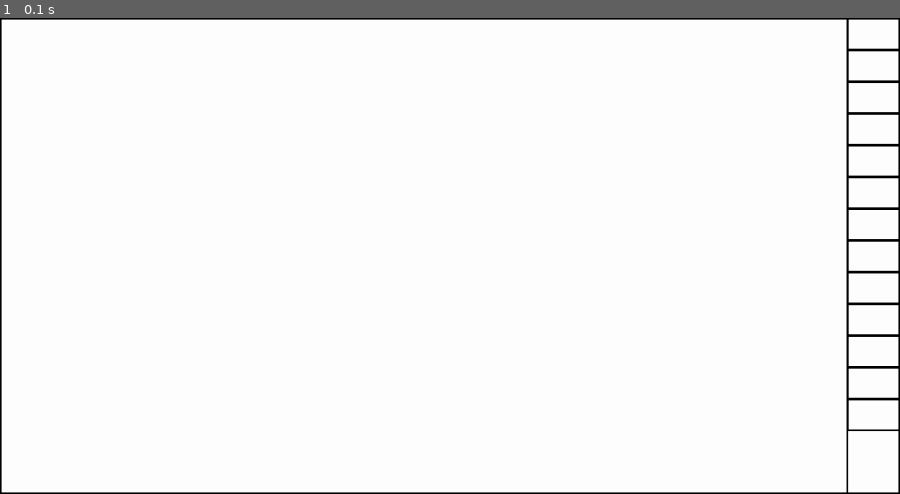
Above: before the commit, frame 1.
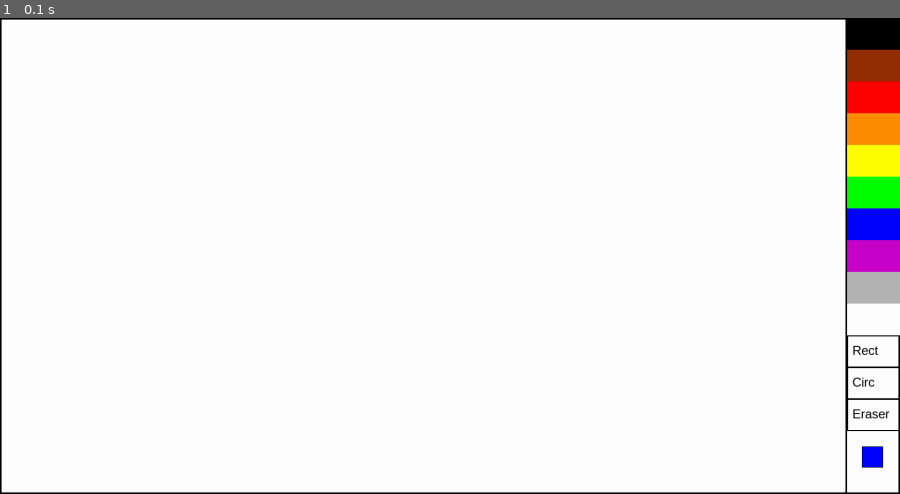
Above: after the commit, the same moment.

Repository: KanagatS/Codes
Game: pygame game, started from Pygame/Codes and tries TSIS9/Paint clone/TSIS9.py
The game is run twice, just before and just after one commit, with the same random seed, the same clock (stepped at 60 frames per second) and the same inputs.
Inputs:
- Up to frame 1 (0.1 s): no input

The runs differ from the first frame. In frame 1, 4.2% of the frame differs, in the area x 93-100%, y 0-100%.

Commit message:
snake menu upd

Diff:
--- a/Pygame/Codes and tries TSIS9/Paint clone/Ernur's paint.py
+++ b/Pygame/Codes and tries TSIS9/Paint clone/Ernur's paint.py
@@ -0,0 +1,71 @@
+import pygame
+
+pygame.init()
+
+BLUE = (0, 0, 255)
+GREEN = (0, 255, 0)
+RED = (255, 0, 0)
+BLACK = (0, 0, 0)
+width = 500
+height = 500
+
+screen = pygame.display.set_mode((width, height))
+
+isPressed = False
+prevPoint = (0, 0)
+curPoint = (0, 0)
+
+
+def drawRectangle(surface, color, x, y, w, h):
+    pygame.draw.rect(surface, color, [x, y, w, h], 5)
+
+
+def drawCircle(surface, color, x, y):
+    pygame.draw.circle(surface, color, (x, y), 30, 3)
+
+
+def drawLine(surface, color, startPos, endPos):
+    pygame.draw.line(surface, color, startPos, endPos, 2)
+
+
+def erase(surface, x, y):
+    pygame.draw.circle(surface, BLACK, (x, y), 40)
+
+
+# 0 - pencil, 1 - rectangle, 2 - circle, 3 - eraser
+currentTool = 0
+toolCount = 4
+
+current_color = 0
+colors = (BLUE, GREEN, RED)
+
+done = False
+while not done:
+    for event in pygame.event.get():
+        if event.type == pygame.KEYDOWN:
+            if event.key == pygame.K_n:
+                currentTool = (currentTool + 1) % toolCount
+            elif event.key == pygame.K_c:
+                current_color = (current_color + 1) % len(colors)
+        if event.type == pygame.MOUSEBUTTONDOWN:
+            isPressed = True
+            prevPoint = pygame.mouse.get_pos()
+        elif event.type == pygame.MOUSEBUTTONUP:
+            isPressed = False
+        elif event.type == pygame.MOUSEMOTION and isPressed == True:
+            prevPoint = curPoint
+            curPoint = pygame.mouse.get_pos()
+        elif event.type == pygame.QUIT:
+            done = True
+
+    if currentTool == 0:
+        drawLine(screen, colors[current_color], prevPoint, curPoint)
+    elif currentTool == 1:
+        drawRectangle(screen, colors[current_color],
+                      curPoint[0], curPoint[1], 100, 100)
+    elif currentTool == 2:
+        drawCircle(screen, colors[current_color], *curPoint)
+    elif currentTool == 3:
+        erase(screen, *curPoint)
+
+    pygame.display.flip()
--- a/Pygame/Codes and tries TSIS9/Paint clone/TSIS9.py
+++ b/Pygame/Codes and tries TSIS9/Paint clone/TSIS9.py
@@ -18,8 +18,7 @@
 GREY = (180, 180, 180)
 WHITE = (255, 255, 255)
 
-
-FONT = pygame.font.SysFont('Arial', 30)
+FONT = pygame.font.SysFont('Arial', 24)
 
 
 def draw_circle():
@@ -30,23 +29,8 @@
     pass
 
 
-def color_picking(click):
+def buttons_click(click, colors):
     COLOR = None
-
-    black = pygame.Rect(1600, 0, 100, 60)
-    brown = pygame.Rect(1600, 60, 100, 60)
-    red = pygame.Rect(1600, 120, 100, 60)
-    orange = pygame.Rect(1600, 180, 100, 60)
-    yellow = pygame.Rect(1600, 240, 100, 60)
-    green = pygame.Rect(1600, 300, 100, 60)
-    blue = pygame.Rect(1600, 360, 100, 60)
-    purple = pygame.Rect(1600, 420, 100, 60)
-    grey = pygame.Rect(1600, 480, 100, 60)
-    white = pygame.Rect(1600, 540, 100, 60)
-
-    rectangle = pygame.Rect(1600, 600, 100, 60)
-    circle = pygame.Rect(1600, 660, 100, 60)
-    eraser = pygame.Rect(1600, 720, 100, 60)
 
     mx, my = pygame.mouse.get_pos()
 
@@ -72,6 +56,7 @@
         COLOR = GREY
     elif white.collidepoint((mx, my)) and click:
         COLOR = WHITE
+
     elif rectangle.collidepoint((mx, my)) and click:
         draw_rect()
     elif circle.collidepoint((mx, my)) and click:
@@ -83,20 +68,72 @@
         print(COLOR)
 
 
-def draw_menu(open):
+def color_buttons():
+    black = pygame.Rect(1600, 0, 100, 60)
+    brown = pygame.Rect(1600, 60, 100, 60)
+    red = pygame.Rect(1600, 120, 100, 60)
+    orange = pygame.Rect(1600, 180, 100, 60)
+    yellow = pygame.Rect(1600, 240, 100, 60)
+    green = pygame.Rect(1600, 300, 100, 60)
+    blue = pygame.Rect(1600, 360, 100, 60)
+    purple = pygame.Rect(1600, 420, 100, 60)
+    grey = pygame.Rect(1600, 480, 100, 60)
+    white = pygame.Rect(1600, 540, 100, 60)
+
+    rectangle = pygame.Rect(1600, 600, 100, 60)
+    circle = pygame.Rect(1600, 660, 100, 60)
+    eraser = pygame.Rect(1600, 720, 100, 60)
+
+    pygame.draw.rect(WIN, BLACK, black)
+    pygame.draw.rect(WIN, BROWN, brown)
+    pygame.draw.rect(WIN, RED, red)
+    pygame.draw.rect(WIN, ORANGE, orange)
+    pygame.draw.rect(WIN, YELLOW, yellow)
+    pygame.draw.rect(WIN, GREEN, green)
+    pygame.draw.rect(WIN, BLUE, blue)
+    pygame.draw.rect(WIN, PURPLE, purple)
+    pygame.draw.rect(WIN, GREY, grey)
+    pygame.draw.rect(WIN, WHITE, white)
+
+    WIN.blit(FONT.render('Rect', True, BLACK), (1610, 615))
+    WIN.blit(FONT.render('Circ', True, BLACK), (1610, 675))
+    WIN.blit(FONT.render('Eraser', True, BLACK), (1610, 735))
+
+    pygame.draw.rect(WIN, BLUE, [1629, 811, 38, 38])
+
+
+def draw_menu(clear):
     WIN.fill(WHITE)
-    pygame.draw.rect(WIN, BLACK, [0, 0, WIDTH, HEIGHT], 3)
+    pygame.draw.rect(WIN, BLACK, [0, 0, WIDTH, HEIGHT], 3)  # BORDER
+    pygame.draw.line(WIN, BLACK, (1598, 0), (1598, 900), 3)
 
-    pygame.draw.line(WIN, BLACK, (1600, 0), (1600, 900), 3)
+    for y in range(0, 760 + 1, 60):  # FRAMES OF COLORS
+        pygame.draw.rect(WIN, BLACK, [1600, y, 100, 61], 2)
 
-    for y in range(0, 760+1, 60):
-        pygame.draw.rect(WIN, BLACK, [1600, y, 100, 61], 3)
+    pygame.draw.rect(WIN, BLACK, [1628, 810, 40, 40], 2)  # CURRENT COLOR
+
+    if clear:
+        WIN.fill(WHITE)
+
+    color_buttons()
+
+
+def roundline(srf, color, start, end, radius=1):
+    dx = end[0]-start[0]
+    dy = end[1]-start[1]
+    distance = max(abs(dx), abs(dy))
+    for i in range(distance):
+        x = int(start[0]+float(i)/distance*dx)
+        y = int(start[1]+float(i)/distance*dy)
+        pygame.display.update(pygame.draw.circle(srf, color, (x, y), radius))
 
 
 def main():
     run = True
     click = False
     clear = False
+    draw_on = False
+    last_pos = (0, 0)
     while run:
         for event in pygame.event.get():
             if event.type == pygame.QUIT:
@@ -108,11 +145,19 @@
                     clear = True
             elif event.type == pygame.MOUSEBUTTONDOWN:
                 click = True
+                pygame.draw.circle(WIN, BLACK, event.pos, 10)
+            elif event.type == pygame.MOUSEBUTTONUP:
+                draw_on = False
+            elif event.type == pygame.MOUSEMOTION:
+                if draw_on:
+                    pygame.draw.circle(WIN, BLACK, event.pos, 10)
+                    roundline(WIN, BLACK, event.pos, last.pos, 10)
+                last_pos = event.pos
 
-        draw_menu(open)
-        color_picking(click)
+        draw_menu(clear)
         pygame.display.update()
         click = False
+        clear = False
 
     pygame.quit()
 
--- /dev/null
+++ b/Pygame/Codes and tries TSIS9/Paint clone/temp.py
@@ -0,0 +1,45 @@
+import pygame
+import random
+
+screen = pygame.display.set_mode((1600, 900))
+
+draw_on = False
+last_pos = (0, 0)
+color = (255, 128, 0)
+radius = 10
+
+
+def roundline(srf, color, start, end, radius=1):
+    dx = end[0]-start[0]
+    dy = end[1]-start[1]
+    distance = max(abs(dx), abs(dy))
+    for i in range(distance):
+        x = int(start[0]+float(i)/distance*dx)
+        y = int(start[1]+float(i)/distance*dy)
+        pygame.display.update(pygame.draw.circle(srf, color, (x, y), radius))
+
+
+try:
+    while True:
+        e = pygame.event.wait()
+        if e.type == pygame.QUIT:
+            raise StopIteration
+        if e.type == pygame.MOUSEBUTTONDOWN:
+            color = (random.randrange(256), random.randrange(
+                256), random.randrange(256))
+            pygame.draw.circle(screen, color, e.pos, radius)
+            draw_on = True
+        if e.type == pygame.MOUSEBUTTONUP:
+            draw_on = False
+        if e.type == pygame.MOUSEMOTION:
+            if draw_on:
+                pygame.display.update(pygame.draw.circle(
+                    screen, color, e.pos, radius))
+                roundline(screen, color, e.pos, last_pos,  radius)
+            last_pos = e.pos
+        # pygame.display.flip()
+
+except StopIteration:
+    pass
+
+pygame.quit()
--- /dev/null
+++ b/Pygame/Codes and tries TSIS9/Paint clone/temp1.py
@@ -0,0 +1,44 @@
+import pygame
+import random
+
+screen = pygame.display.set_mode((800, 800))
+
+draw_on = False
+last_pos = (0, 0)
+color = (255, 128, 0)
+radius = 10
+
+
+def roundline(srf, color, start, end, radius=1):
+    dx = end[0]-start[0]
+    dy = end[1]-start[1]
+    distance = max(abs(dx), abs(dy))
+    for i in range(distance):
+        x = int(start[0]+float(i)/distance*dx)
+        y = int(start[1]+float(i)/distance*dy)
+        pygame.draw.circle(srf, color, (x, y), radius)
+
+
+try:
+    while True:
+        e = pygame.event.wait()
+        if e.type == pygame.QUIT:
+            raise StopIteration
+        if e.type == pygame.MOUSEBUTTONDOWN:
+            color = (random.randrange(256), random.randrange(
+                256), random.randrange(256))
+            pygame.draw.circle(screen, color, e.pos, radius)
+            draw_on = True
+        if e.type == pygame.MOUSEBUTTONUP:
+            draw_on = False
+        if e.type == pygame.MOUSEMOTION:
+            if draw_on:
+                pygame.draw.circle(screen, color, e.pos, radius)
+                roundline(screen, color, e.pos, last_pos,  radius)
+            last_pos = e.pos
+        pygame.display.flip()
+
+except StopIteration:
+    pass
+
+pygame.quit()
--- /dev/null
+++ b/Pygame/Codes and tries TSIS9/menu to beks.py
@@ -0,0 +1,69 @@
+import pygame
+from os import system
+
+pygame.init()
+
+WIDTH, HEIGHT = 1080, 720
+WIN = pygame.display.set_mode((WIDTH, HEIGHT))
+
+WHITE = (255, 255, 255)
+BLACK = (0, 0, 0)
+RED = (255, 0, 0)
+
+FONT = pygame.font.SysFont('Arial', 60)
+
+BG = pygame.image.load('bg.jpg')
+BG = pygame.transform.scale(BG, (WIDTH, HEIGHT))
+
+
+def buttons(ok):
+    easy = pygame.Rect(50, 600, 270, 80)
+    medium = pygame.Rect(405, 600, 270, 80)
+    hard = pygame.Rect(750, 600, 270, 80)
+
+    x, y = pygame.mouse.get_pos()
+
+    if easy.collidepoint(x, y) and ok:
+        system('easy.py')
+    if medium.collidepoint(x, y) and ok:
+        system('medium.py')
+    if hard.collidepoint(x, y) and ok:
+        system('hard.py')
+
+
+def draw_menu():
+    WIN.blit(BG, (0, 0))
+
+    WIN.blit(FONT.render('TSIS 9 by Beksultan', True, BLACK), (30, 30))
+    WIN.blit(FONT.render('Snake game :D', True, BLACK), (30, 100))
+    WIN.blit(FONT.render('Welcome! Choose you level', True, BLACK), (160, 250))
+    WIN.blit(FONT.render("and LET'S GO", True, BLACK), (320, 320))
+
+    WIN.blit(FONT.render('EASY', True, BLACK), (105, 610))
+    WIN.blit(FONT.render('MEDIUM', True, BLACK), (417, 610))
+    WIN.blit(FONT.render('HARD', True, BLACK), (800, 610))
+
+    pygame.draw.rect(WIN, RED, [50, 600, 270, 80], 4)
+    pygame.draw.rect(WIN, RED, [405, 600, 270, 80], 4)
+    pygame.draw.rect(WIN, RED, [750, 600, 270, 80], 4)
+
+
+def main():
+    run = True
+    click = False
+    while run:
+        for event in pygame.event.get():
+            if event.type == pygame.QUIT:
+                run = False
+            elif event.type == pygame.MOUSEBUTTONDOWN:
+                click = True
+
+        draw_menu()
+        buttons(click)
+        pygame.display.update()
+        click = False
+
+    pygame.quit()
+
+
+main()
Renamed: Pygame/Codes and tries TSIS9/Snake/game.py.py -> Pygame/Codes and tries TSIS9/Snake/game.py
